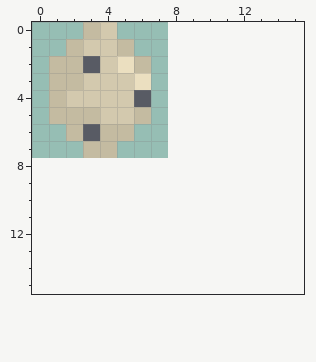
A pixel-art file gets an edit: sprites/items/biological/turtle-egg.aseprite. Above: the version before the commit.
8x8 pixels, 1 frame. The old version is drawn lined up with the new one, on the new canvas.
Now the later version:
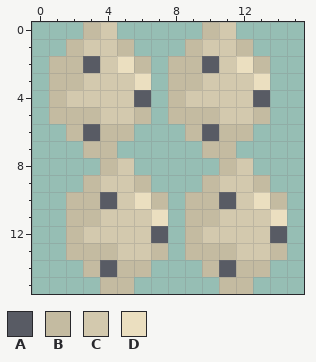
Palette (. is transparent): A #585b64  B #c4bba1  C #d3c9ae  D #ebdfc0
What changed:
canvas 8x8 -> 16x16
Changed rows in their new state; - is an unchanged pixel.
first column x 2:
 0 --------BC---
 1 -------BCCB--
 2 ------BBACDB-
 3 ------BBCCCD-
 4 ------BCCCCA-
 5 ------BBBCCB-
 6 -------BABB--
 7 --------BB---
 8 --BC-----BC--
 9 -BCCB---BCCB-
10 BBACDB-BBACDB
11 BBCCCD-BBCCCD
12 BCCCCA-BCCCCA
13 BBBCCB-BBBCCB
14 -BABB---BABB-
15 --BB-----BB--
Where, in picture pixels (left, top, right, bottom), the same in both pictures:
added: (66, 22, 287, 294)
